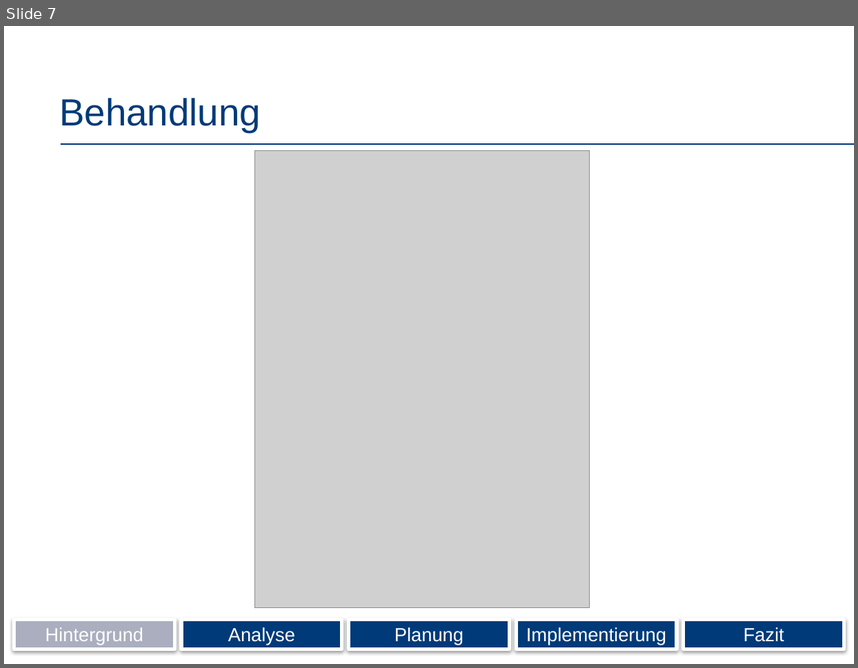
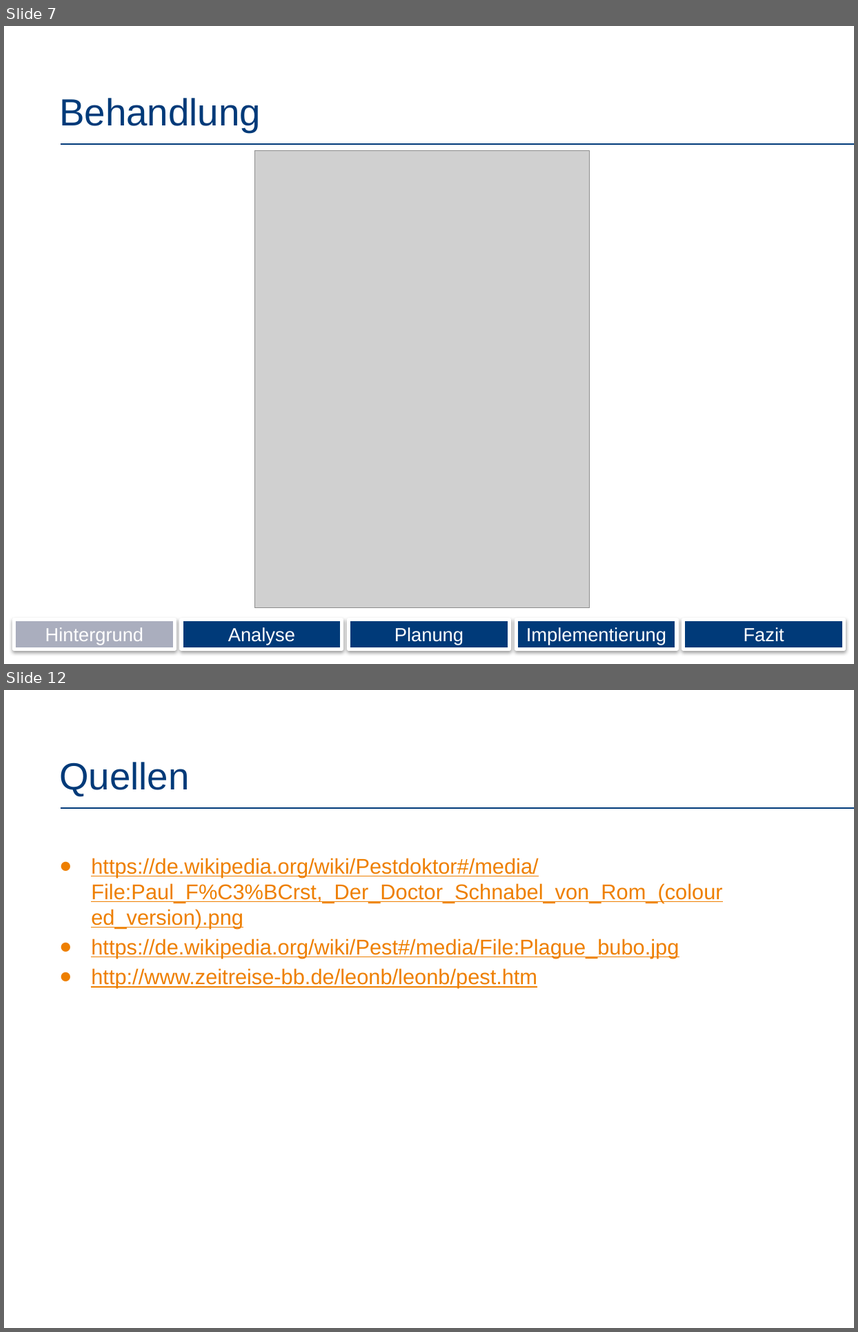
Before and after one commit to Wolle1508/SE-Projekt, a slide deck: Präsentation.pptx. Shown one above the other, each under a label of ours: slide 7 before the commit, slides 7 and 12 after it; the slides between them are not shown. The pictures are 858x668 and 858x1332 pixels, drawn with LibreOffice and Linux fonts; fonts in the diff are those of the drawing; grey boxes stand for pictures; background and template pictures are left out. Boxes give left, top, right and bottom in pixels: in the first picture for what was removed or moved away, otherwise in the second. Text is boxed around its words. In the diff, an @@ line names an element or a change of style, - is before the commit and + after.

```diff
--- a/Präsentation.pptx
+++ b/Präsentation.pptx
@@ slide 12 added at (4,690,854,1328), background #FFFFFF; not listed: 1 template element that a slide beside it also shows @@
@@ title added at (59,762,190,796), 32 pt, text #003A79 @@
+Quellen
@@ text added at (91,858,722,987), 18 pt, text #EE7F00, underline @@
+● https://de.wikipedia.org/wiki/Pestdoktor#/media/File:Paul_F%C3%BCrst,_Der_Doctor_Schnabel_von_Rom_(coloured_version).png
+● https://de.wikipedia.org/wiki/Pest#/media/File:Plague_bubo.jpg
+● http://www.zeitreise-bb.de/leonb/leonb/pest.htm
```
Also in this commit, not shown: 4 other slides added, 1 slide removed.
